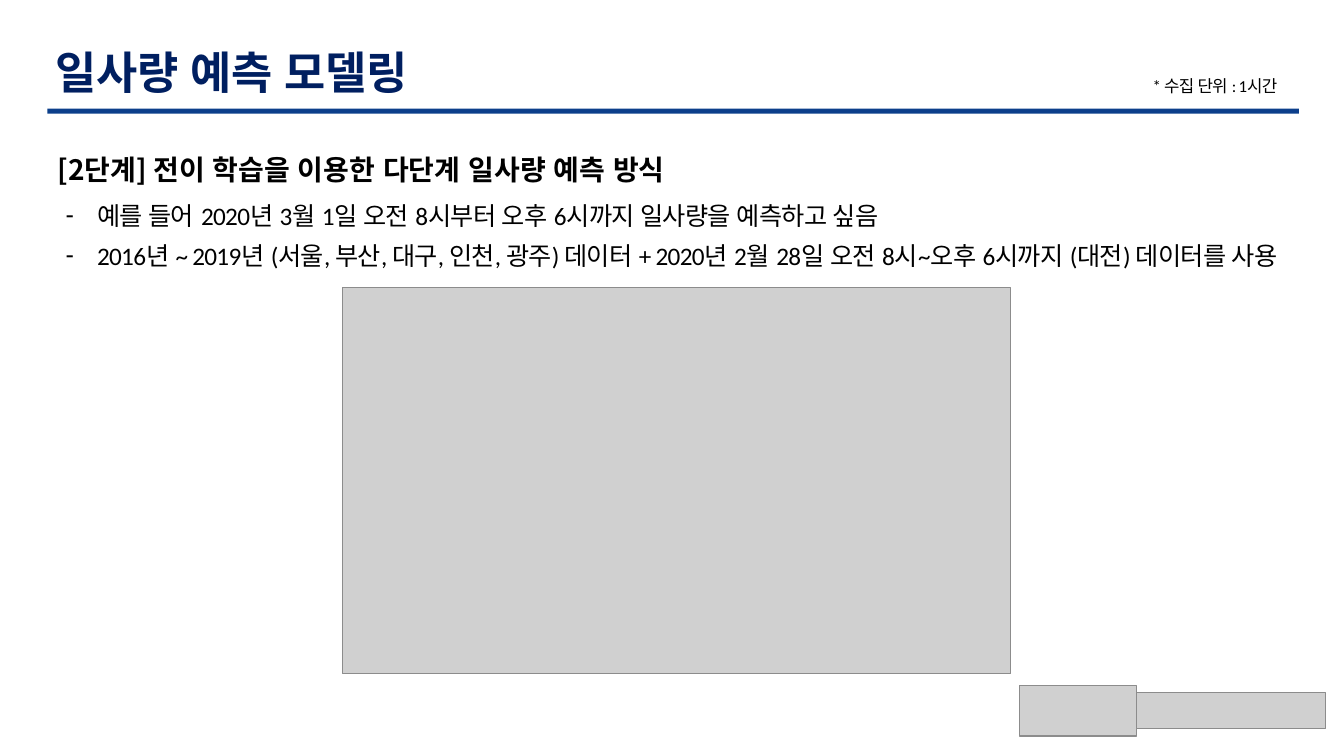
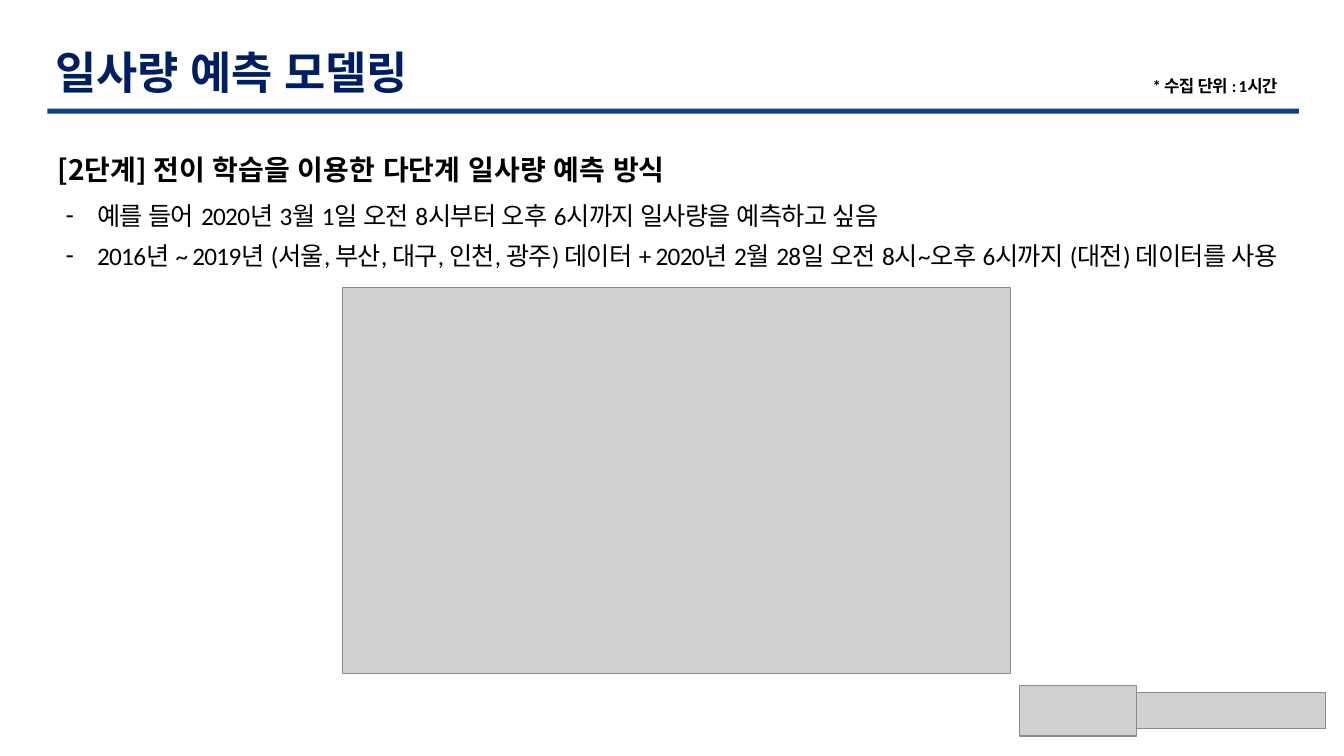
Before and after one commit to TaegyuHan/Solar_radiation_prediction_model, a slide deck: slide 11 of KICS_PT/[KICS] 모델 poster.pptx. Drawn at 1344x756 pixels with LibreOffice and Linux fonts; fonts in the diff are those of the drawing; grey boxes stand for pictures. Boxes give left, top, right and bottom in pixels: in the first picture for what was removed or moved away, otherwise in the second. Text is boxed around its words. In the diff, an @@ line names an element or a change of style, - is before the commit and + after.

```diff
--- a/KICS_PT/[KICS] 모델 poster.pptx
+++ b/KICS_PT/[KICS] 모델 poster.pptx
@@ text "* 수집 단위 : 1시간" at [1164,78,1278,94]: bold on @@
```
Also in this commit, not shown: 8 other slides changed, 2 slides added, 1 slide removed.
